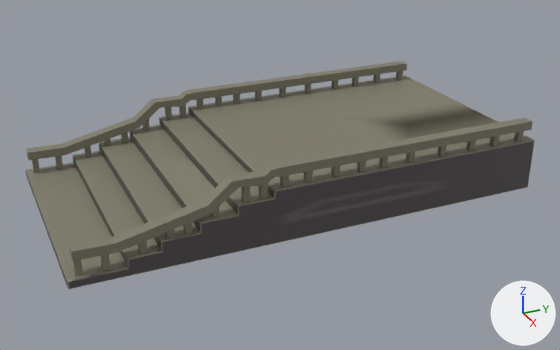
An edit to the FBX model ProjetoMATHBLOCK/Assets/3D_Models/fase3.fbx, drawn before and after from the same camera.
Both versions are drawn from a 50 mm lens placed at (174.5, -15.9, 81.0), pointed at (16.9, 55.1, 2.2). The lights are fixed; the arrows at lower right show +X, +Y and +Z. The first picture is the older version. Vertices at exactly the same position are counted once.
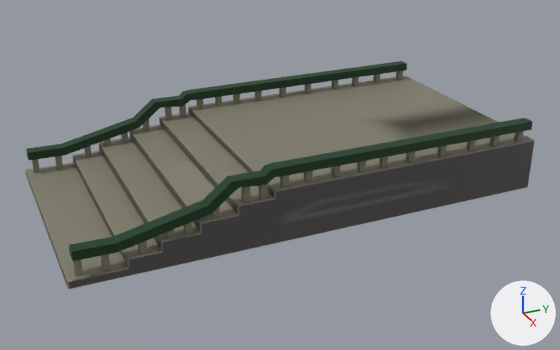
Commit message: fase 3 quase pronta

Pixel boxes [x1, y1, x2, y2] of what changed, in the pictures (560 x 350 px):
part 1 of me_cube, recoloured (grey to dark green)
    both: [69, 163, 279, 261]
part 2 of me_cube, recoloured (darker)
    both: [26, 90, 193, 160]
part 3 of me_cube, recoloured (darker)
    both: [190, 61, 407, 100]
part 4 of me_cube, recoloured (grey to dark green)
    both: [274, 118, 533, 177]

The change in detail:
Material 'corrimao' (mat_corrimao) is new.
Its base color is (0.00167, 0.038, 0.00832) (dark green #063717).
me_cube has 2354 vertices, 2365 faces and spans x -14.6..42.4, y -1.0..110.4, z -1.0..16.6.
me_cube is used by ob_cube; location (0.0, 0.0, 0.0).
me_cube part 1: 37 of the faces centred in x 39.5..42.4, y 0.6..43.0, z 5.0..16.5 switch from mat_material (grey #7f7c6b) to mat_corrimao (dark green #063717).
me_cube part 2: 36 of the faces centred in x -13.4..-10.5, y -0.2..42.3, z 5.0..16.5 switch from mat_material (grey #7f7c6b) to mat_corrimao (dark green #063717).
me_cube part 3: 5 of the faces centred in x -13.4..-10.5, y 75.3..108.0, z 14.5..16.6 switch from mat_material (grey #7f7c6b) to mat_corrimao (dark green #063717).
me_cube part 4: 5 of the faces centred in x 39.5..42.4, y 76.0..108.7, z 14.5..16.6 switch from mat_material (grey #7f7c6b) to mat_corrimao (dark green #063717).
